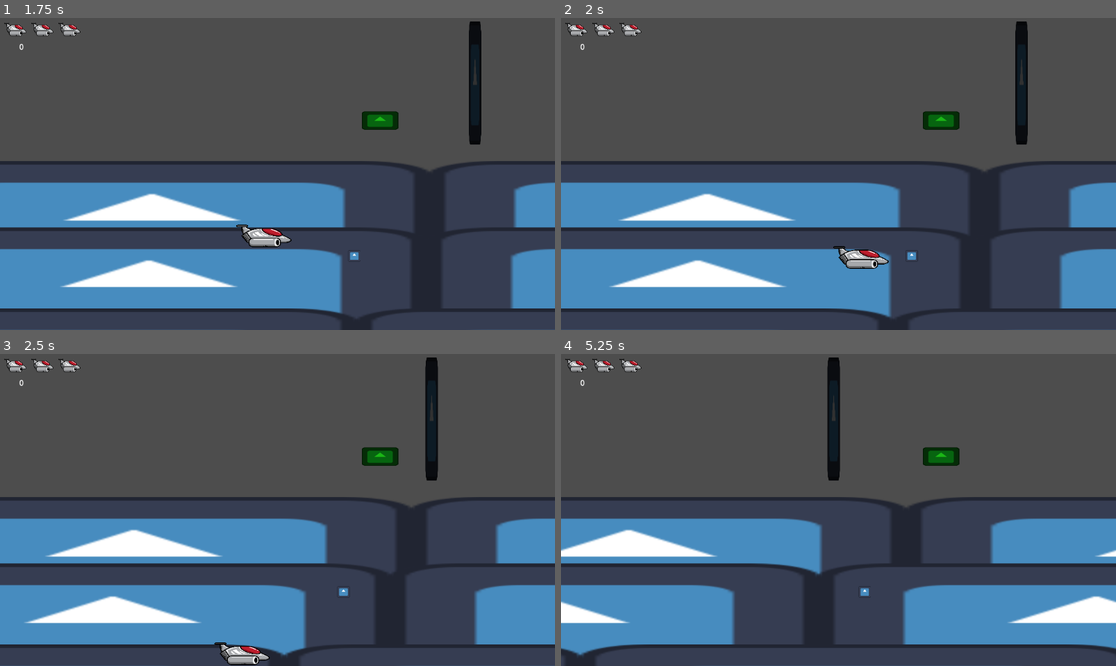
Above: before the commit, frames 1-4 (two rows, left to right).
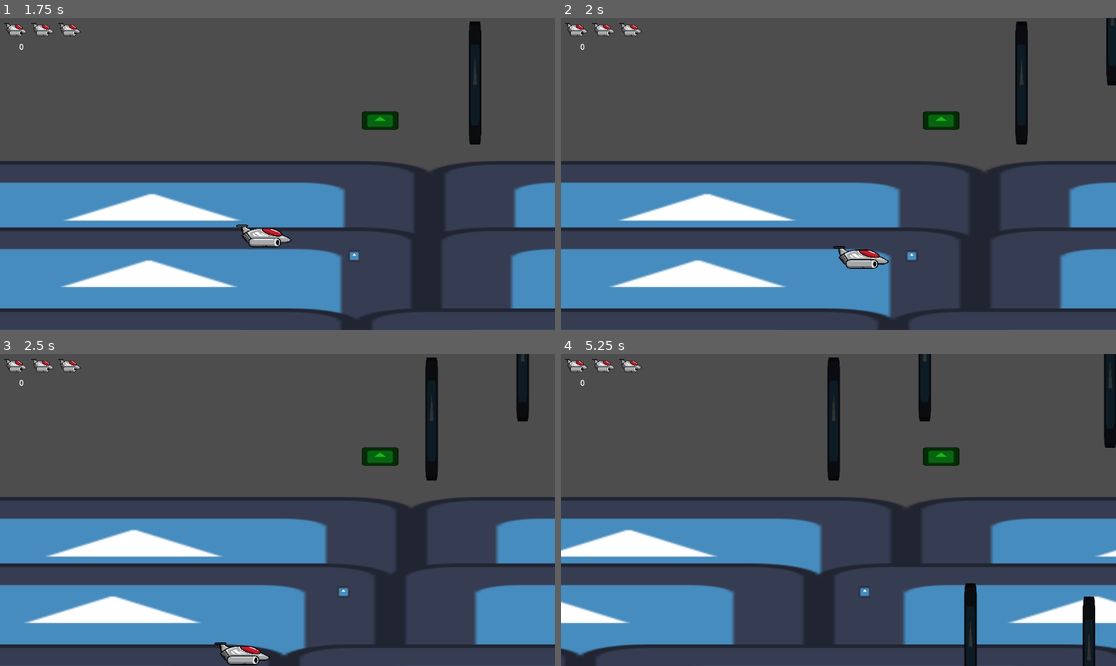
Above: after the commit, the same moments.

Repository: Ikkisoad/Godot-WIld-Jam-65
Game: Godot game, scene res://Scenes/main.tscn
Two runs of this game, one before a commit and one after it. Both use one fixed random seed, a clock stepped at 60 frames per second and the inputs below. The engine's default icon, where the game draws it, is replaced by a stand-in: a white triangle on a blue panel in a dark square.
Inputs:
- Up to frame 1 (1.75 s): hold Space (release) 0.53-1.28 s; hold Right (right) from 0.53 s (still down); tap Up (up) at 0.77, 1.52 s; tap Space (release) at 1.35 s
- Up to frame 2 (2 s): keep holding Right (right)
- Up to frame 3 (2.5 s): release Right (right) at 2.03 s; hold Left (left) from 2.03 s (still down); hold Space (release) from 2.03 s (still down)
- Up to frame 4 (5.25 s): release Left (left) at 2.78 s; release Space (release) at 2.78 s; hold Right (right) 2.78-4.28 s; tap Space (release) at 2.85, 4.35 s; tap Up (up) at 3.02, 3.77, 4.52 s; hold Space (release) 3.53-4.28 s; hold Left (left) 4.28-5.03 s; hold Right (right) from 5.03 s (still down); hold Space (release) from 5.03 s (still down)

Frame 1 is identical in both runs. In frame 2, 0.4% of the frame differs, in the area x 98-100%, y 0-22%; in frame 3, 0.5%; in frame 4, 2.2%, in the area x 64-100%, y 0-100%.

Commit message:
spawner on main

Diff:
--- a/Scenes/main.tscn
+++ b/Scenes/main.tscn
@@ -7,6 +7,7 @@
 [ext_resource type="PackedScene" uid="uid://scblduqim57u" path="res://Scenes/obstacle_area.tscn" id="5_mf4rs"]
 [ext_resource type="PackedScene" uid="uid://b7aufiipletp3" path="res://Scenes/PackageReceptor.tscn" id="6_itoak"]
 [ext_resource type="PackedScene" uid="uid://cg6t4spgk1qw" path="res://Scenes/ingame_hud.tscn" id="7_iydhu"]
+[ext_resource type="PackedScene" uid="uid://bmx72x1u6cfw2" path="res://Scenes/spawner.tscn" id="8_5vr4f"]
 
 [node name="Main" type="Node2D"]
 
@@ -29,3 +30,6 @@
 position = Vector2(789, 213)
 
 [node name="IngameHUD" parent="." instance=ExtResource("7_iydhu")]
+
+[node name="Spawner" parent="." instance=ExtResource("8_5vr4f")]
+position = Vector2(1248, -6)
Not shown: 1 places in Scenes/main.tscn that only renumber resources
